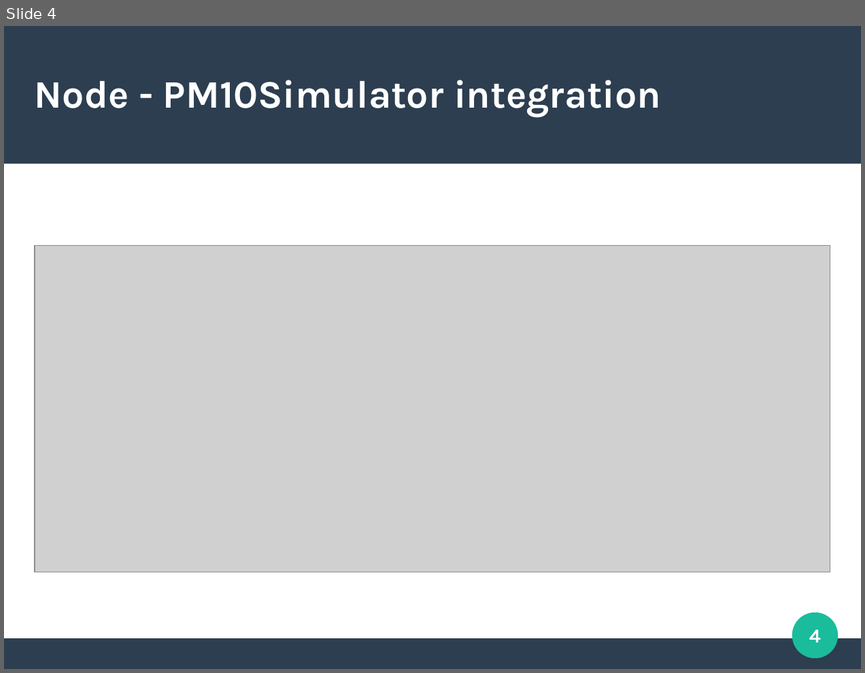
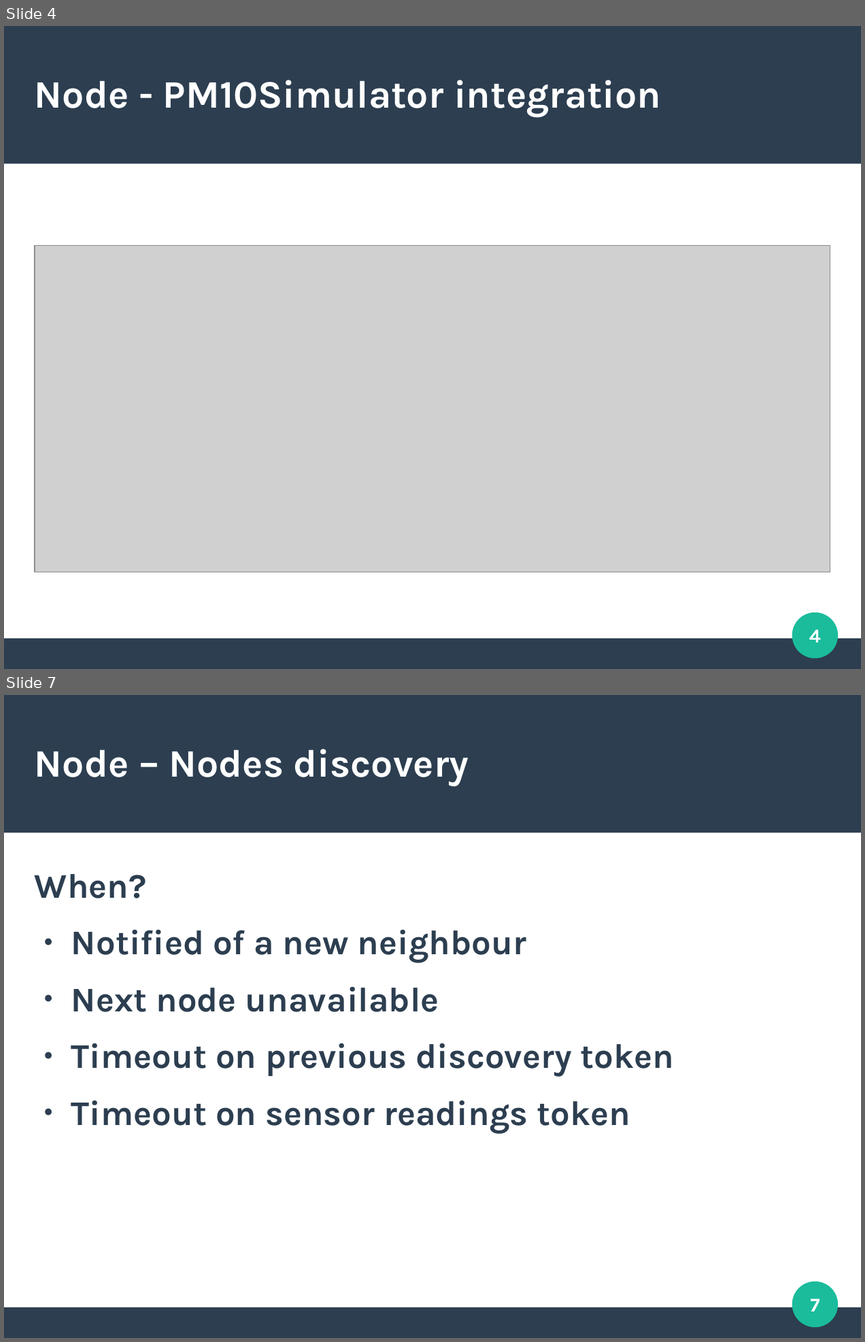
Before and after one commit to slinkydeveloper/sdp-project, a slide deck: slides.odp. Shown one above the other, each under a label of ours: slide 4 before the commit, slides 4 and 7 after it; the slides between them are not shown. The pictures are 865x673 and 865x1342 pixels, drawn with LibreOffice and Linux fonts; fonts in the diff are those of the drawing; grey boxes stand for pictures. Boxes give left, top, right and bottom in pixels: in the first picture for what was removed or moved away, otherwise in the second. Text is boxed around its words. In the diff, an @@ line names an element or a change of style, - is before the commit and + after.

```diff
--- a/slides.odp
+++ b/slides.odp
@@ slide 7 added at (4, 695, 861, 1338), background #FFFFFF; not listed: 3 template elements that a slide beside it also shows @@
@@ title added at (35, 749, 469, 786), 36 pt, text #FFFFFF, bold @@
+Node – Nodes discovery
@@ text added at (35, 874, 673, 1133), 32 pt, text #2C3E50, bold @@
+When?
+● Notified of a new neighbour
+● Next node unavailable
+● Timeout on previous discovery token
+● Timeout on sensor readings token
@@ page number added at (810, 1298, 819, 1311), 18 pt, text #FFFFFF, bold @@
+7
```
Also in this commit, not shown: 1 slide changed, 9 other slides added, 1 slide removed, 13 other files.
